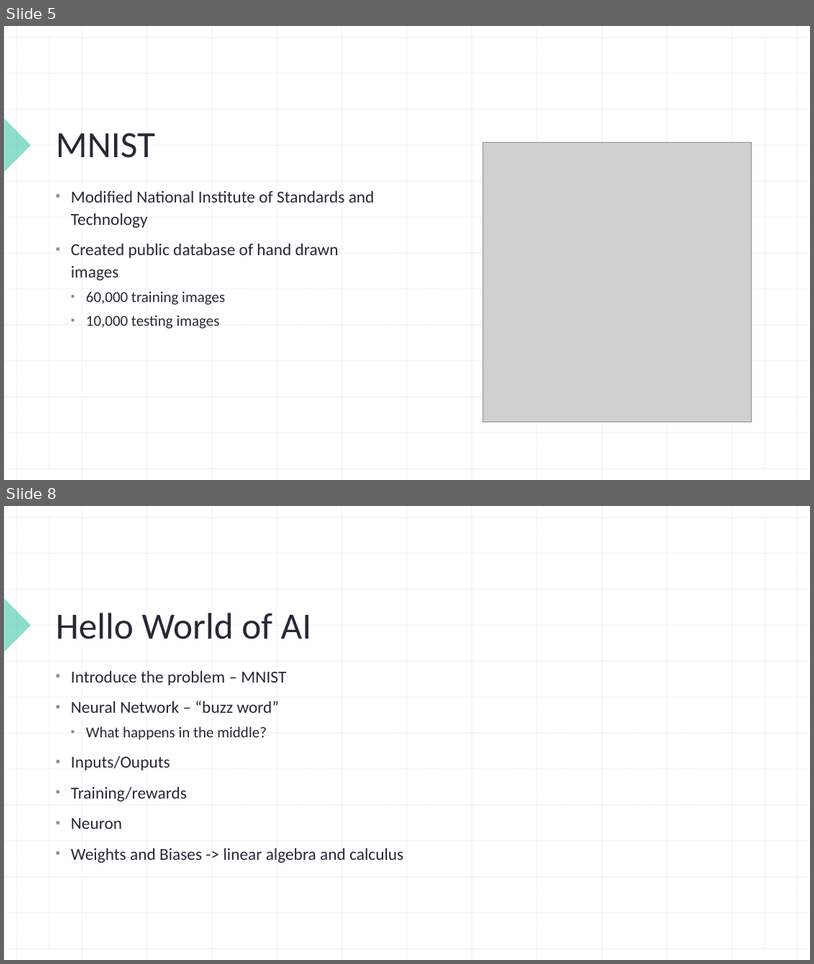
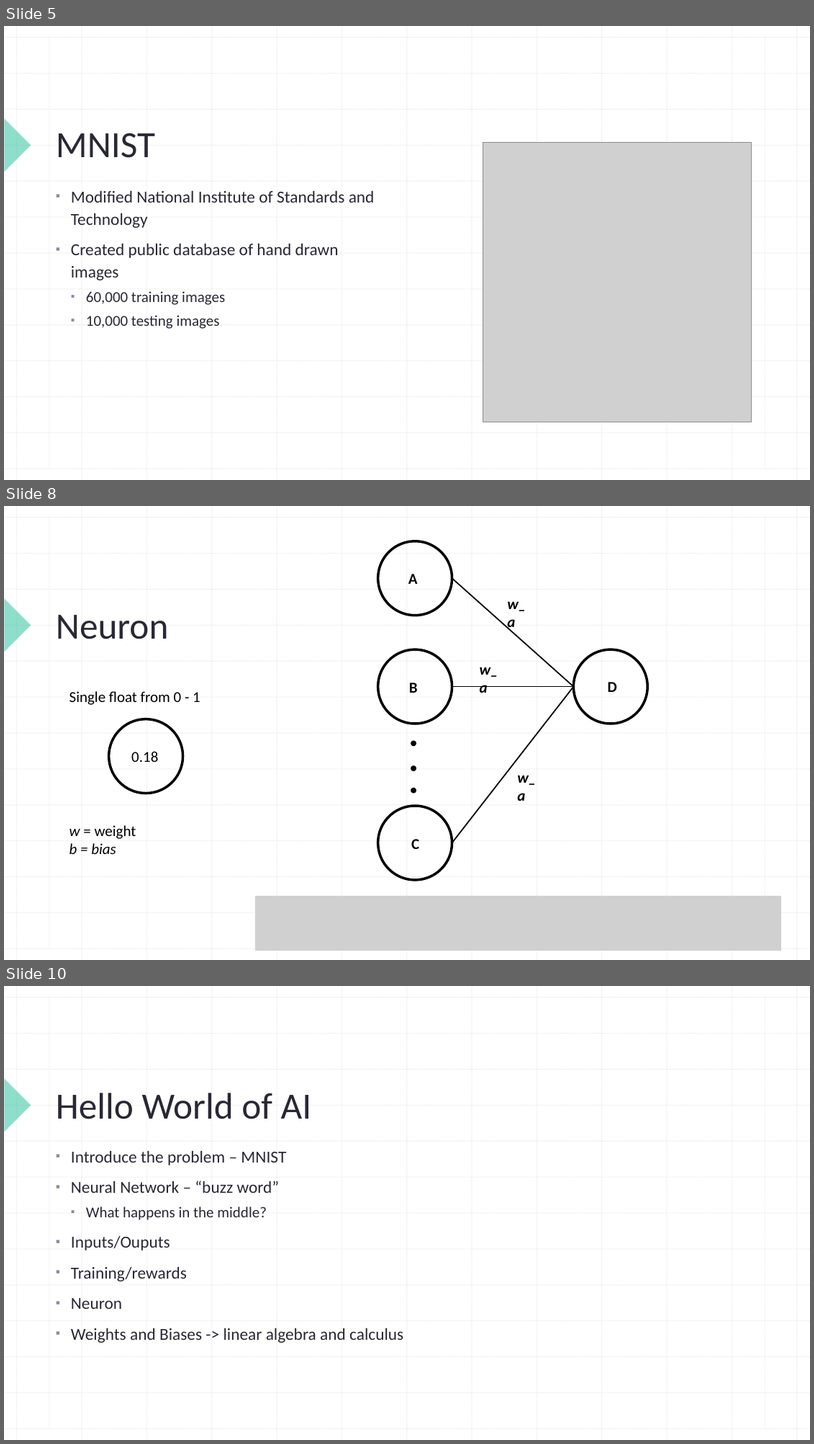
Before and after one commit to carternetty/ece5780, a slide deck: lab3/AI_RTOS.pptx. Shown one above the other, each under a label of ours: slides 5 and 8 before the commit, slides 5, 8 and 10 after it; the slides between them are not shown. The pictures are 814x964 and 814x1444 pixels, drawn with LibreOffice and Linux fonts; fonts in the diff are those of the drawing; grey boxes stand for pictures. Boxes give left, top, right and bottom in pixels: in the first picture for what was removed or moved away, otherwise in the second. Text is boxed around its words. In the diff, an @@ line names an element or a change of style, - is before the commit and + after.

```diff
--- a/lab3/AI_RTOS.pptx
+++ b/lab3/AI_RTOS.pptx
@@ slide 8 added at [4, 506, 810, 960], background #FFFFFF; not listed: 29 template elements that a slide beside it also shows @@
@@ ellipse added at [378, 541, 453, 615], outline #000000 3 pt @@
@@ text added at [409, 574, 418, 584], 18 pt, text #000000, bold @@
+A
@@ line added from (453, 578) to (574, 686), #000000 1.5 pt @@
@@ text added at [507, 601, 526, 632], 18 pt, text #000000, bold, italic @@
+w_a
@@ title added at [56, 615, 169, 639], 44 pt, text #2A2735 @@
+Neuron
@@ ellipse added at [378, 649, 453, 723], outline #000000 3 pt @@
@@ ellipse added at [574, 649, 648, 723], outline #000000 3 pt @@
@@ text added at [480, 667, 499, 692], 18 pt, text #000000, bold, italic @@
+w_a
@@ text added at [70, 691, 201, 705], 18 pt, text #000000 @@
+Single float from 0 - 1
@@ text added at [409, 682, 418, 692], 18 pt, text #000000, bold @@
+B
@@ line added from (453, 686) to (574, 686), #000000 1.5 pt @@
@@ line added from (453, 842) to (574, 686), #000000 1.5 pt @@
@@ text added at [608, 682, 617, 692], 18 pt, text #000000, bold @@
+D
@@ ellipse added at [108, 719, 183, 793], outline #000000 3 pt @@
@@ ellipse added at [412, 742, 415, 745], outline #000000 3 pt @@
@@ text added at [131, 751, 158, 762], 18 pt, text #000000 @@
+0.18
@@ ellipse added at [412, 767, 415, 770], outline #000000 3 pt @@
@@ text added at [517, 775, 536, 800], 18 pt, text #000000, bold, italic @@
+w_a
@@ ellipse added at [378, 806, 453, 879], outline #000000 3 pt @@
@@ ellipse added at [412, 788, 415, 792], outline #000000 3 pt @@
@@ text added at [70, 825, 136, 854], 18 pt, text #000000, italic @@
+w = weight
+b = bias
@@ text added at [412, 839, 419, 849], 18 pt, text #000000, bold @@
+C
@@ picture added at [255, 896, 782, 951] @@
@@ what was slide 8 is now slide 10 @@
```
Also in this commit, not shown: 2 slides changed, 2 other slides added, 1 other file.
